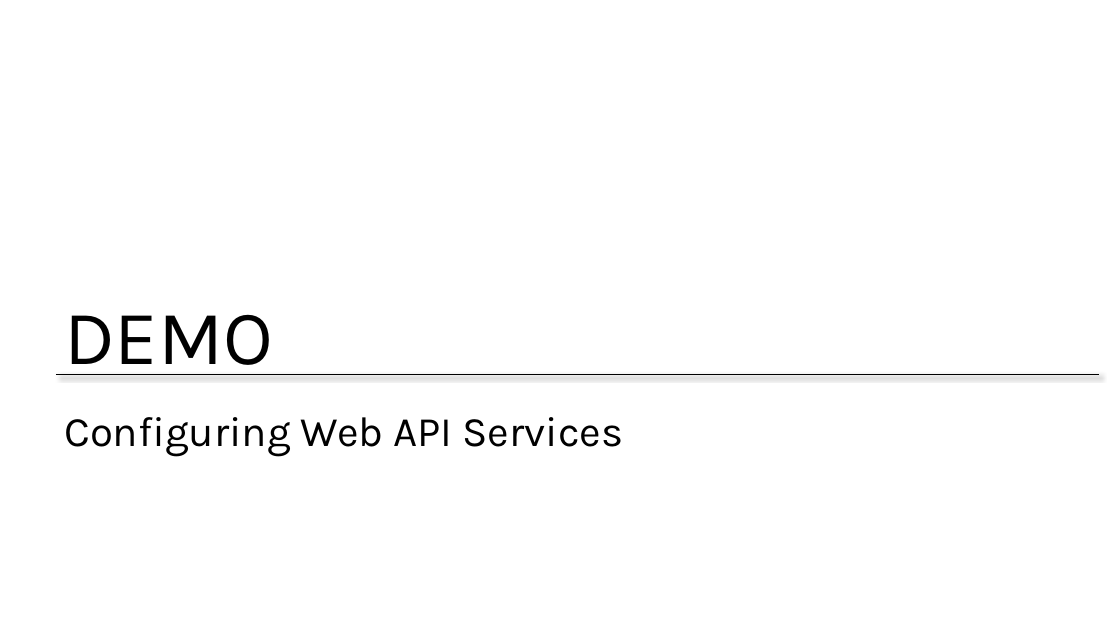
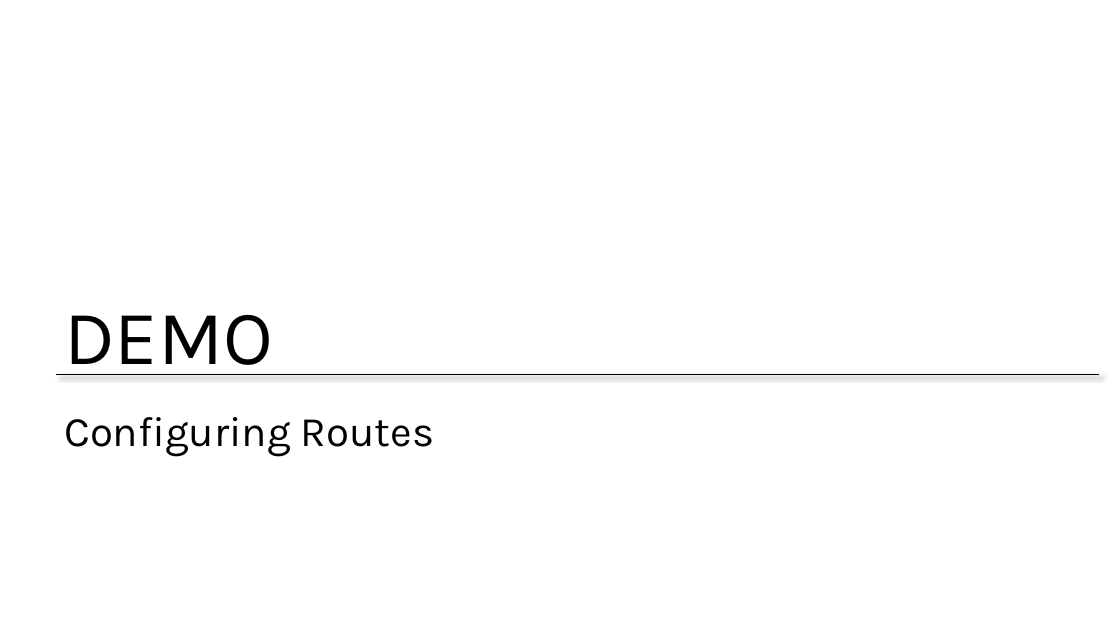
Before and after one commit to BretStateham/MVAWebServicesAndAzure, a slide deck: slide 17 of 06-WebAPI/06-WebAPI.pptx (slide 9 before the commit). Drawn at 1120x630 pixels with LibreOffice and Linux fonts; fonts in the diff are those of the drawing; background and template pictures are left out. Boxes give left, top, right and bottom in pixels: in the first picture for what was removed or moved away, otherwise in the second. Text is boxed around its words. In the diff, an @@ line names an element or a change of style, - is before the commit and + after.

```diff
--- a/06-WebAPI/06-WebAPI.pptx
+++ b/06-WebAPI/06-WebAPI.pptx
@@ title at box(64, 417, 434, 457): text changed @@
-Configuring Web API Services
+Configuring Routes
```
Also in this commit, not shown: 1 other slide changed, 8 slides added.
